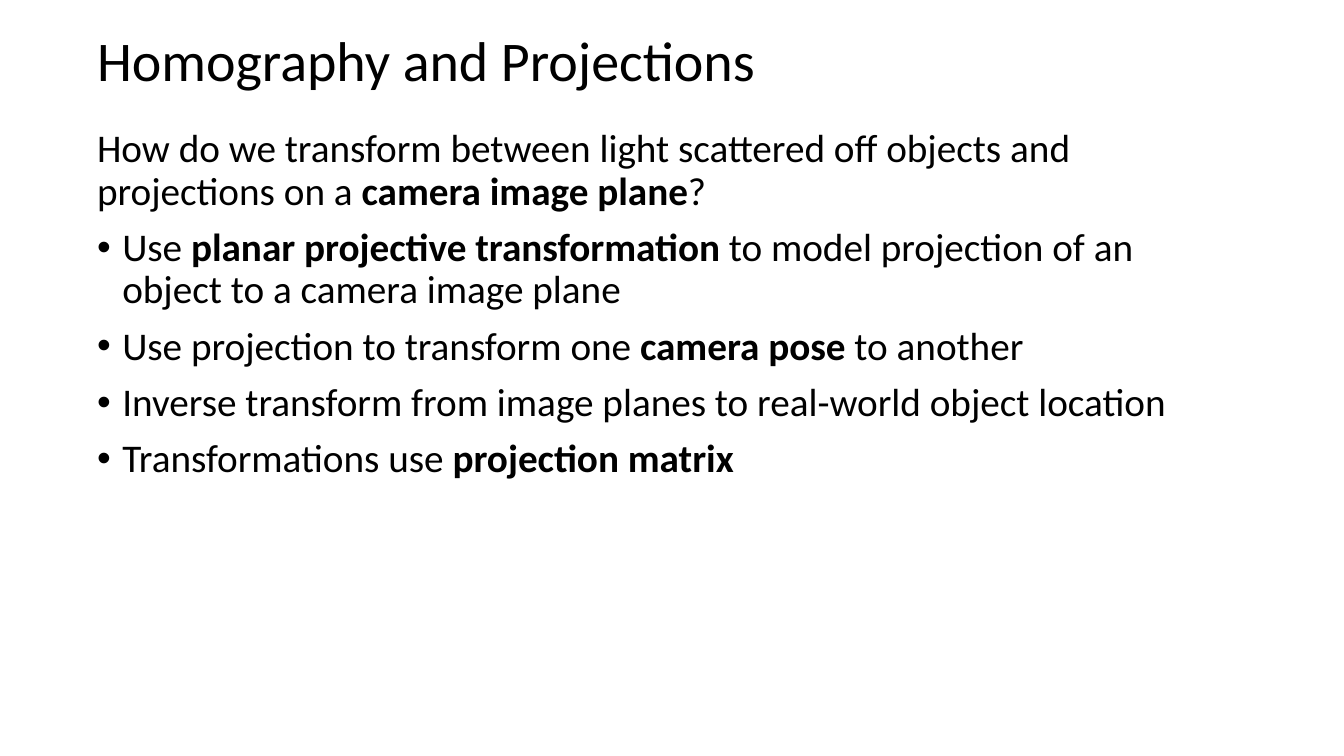
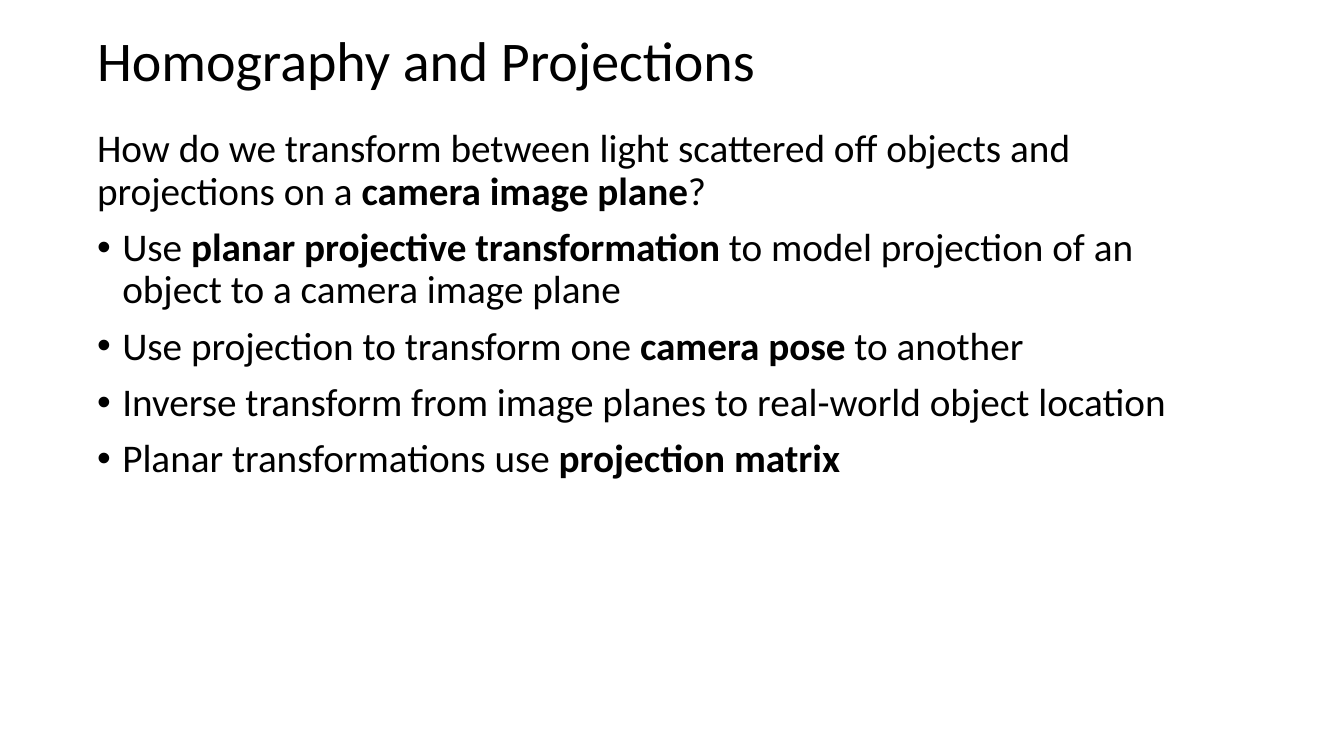
Before and after one commit to StephenElston/CSCI-E25, a slide deck: slide 2 of Slides/9_HomographyProjection.pptx. Drawn at 1344x756 pixels with LibreOffice and Linux fonts; fonts in the diff are those of the drawing. Boxes give left, top, right and bottom in pixels: in the first picture for what was removed or moved away, otherwise in the second. Text is boxed around its words. In the diff, an @@ line names an element or a change of style, - is before the commit and + after.

```diff
--- a/Slides/9_HomographyProjection.pptx
+++ b/Slides/9_HomographyProjection.pptx
@@ text at (x1=122, y1=444, x2=840, y2=479): text changed @@
-• Transformations use projection matrix
+• Planar transformations use projection matrix
```
Also in this commit, not shown: 6 other slides changed, 2 slides added.
